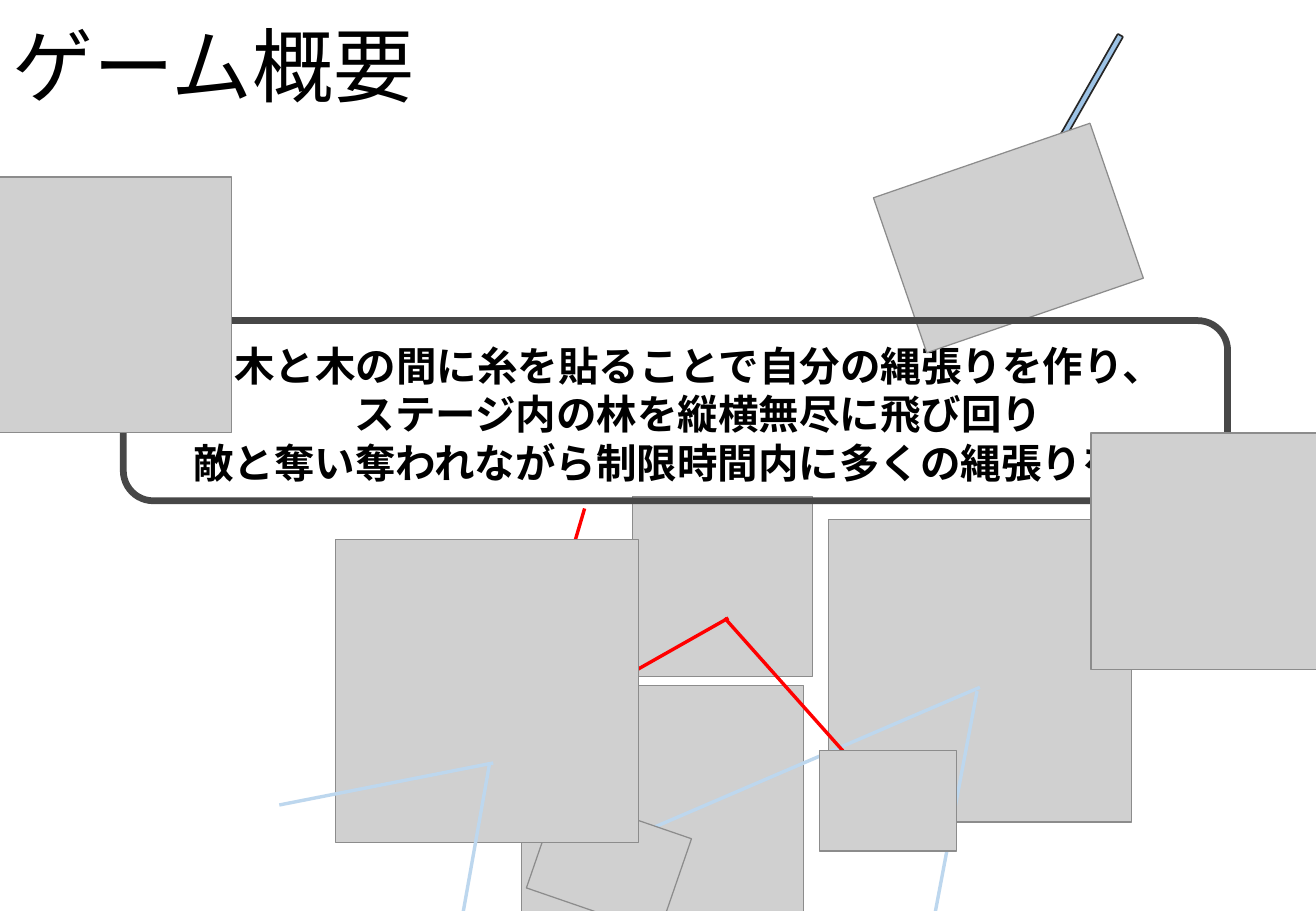
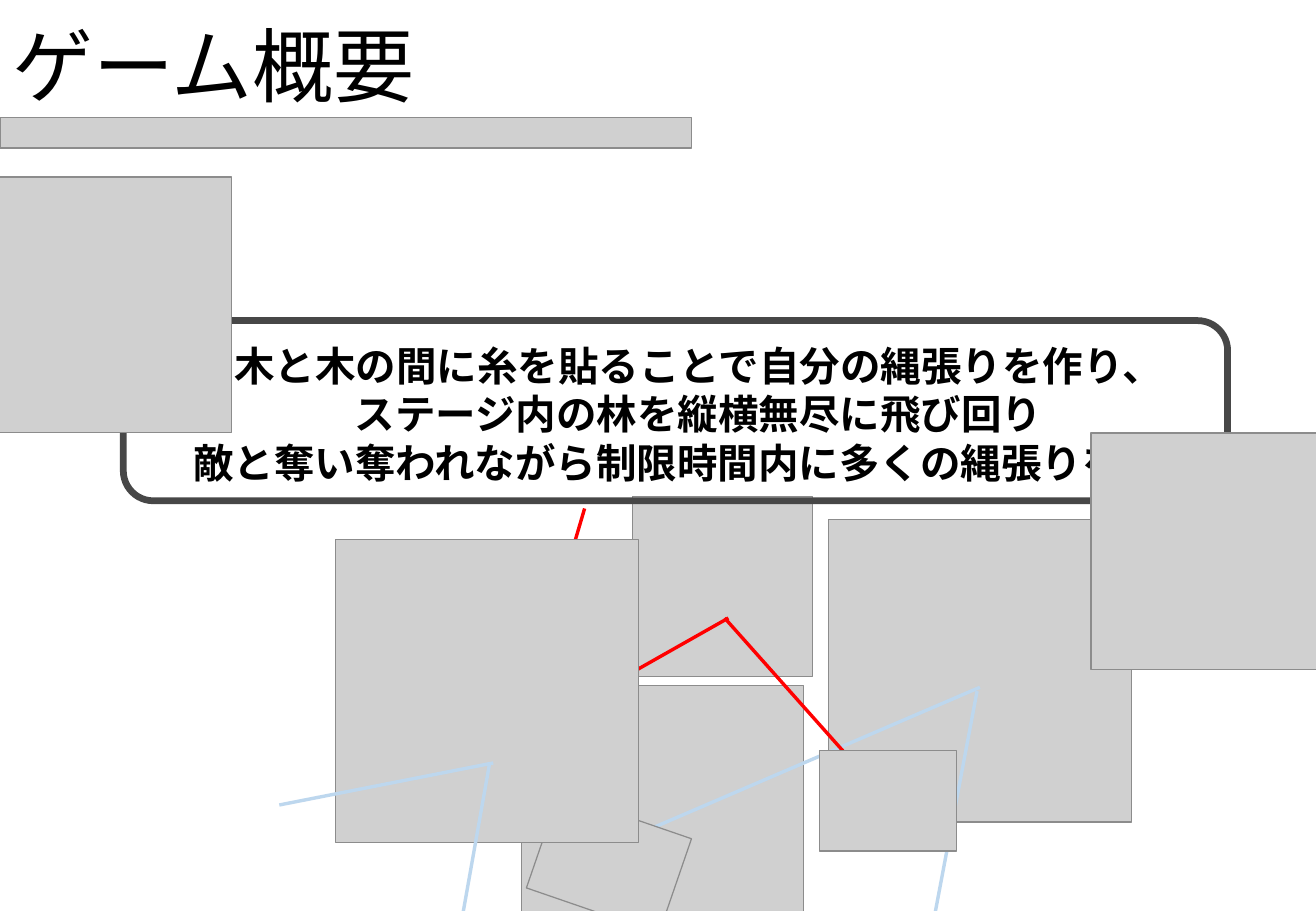
Before and after one commit to NHGC20172H02/PL, a slide deck: slide 3 of 企画や仕様(統合用)/String Territory(修正版).pptx. Drawn at 1316x911 pixels with LibreOffice and Linux fonts; fonts in the diff are those of the drawing; grey boxes stand for pictures; background and template pictures are left out. Boxes give left, top, right and bottom in pixels: in the first picture for what was removed or moved away, otherwise in the second. Text is boxed around its words. In the diff, an @@ line names an element or a change of style, - is before the commit and + after.

```diff
--- a/企画や仕様(統合用)/String Territory(修正版).pptx
+++ b/企画や仕様(統合用)/String Territory(修正版).pptx
@@ rounded rectangle removed at <box>984,34,1123,271</box> @@
@@ picture added at <box>0,118,691,148</box> @@
@@ picture removed at <box>874,123,1144,352</box> @@
```
Also in this commit, not shown: 6 other slides changed, 8 other files.
